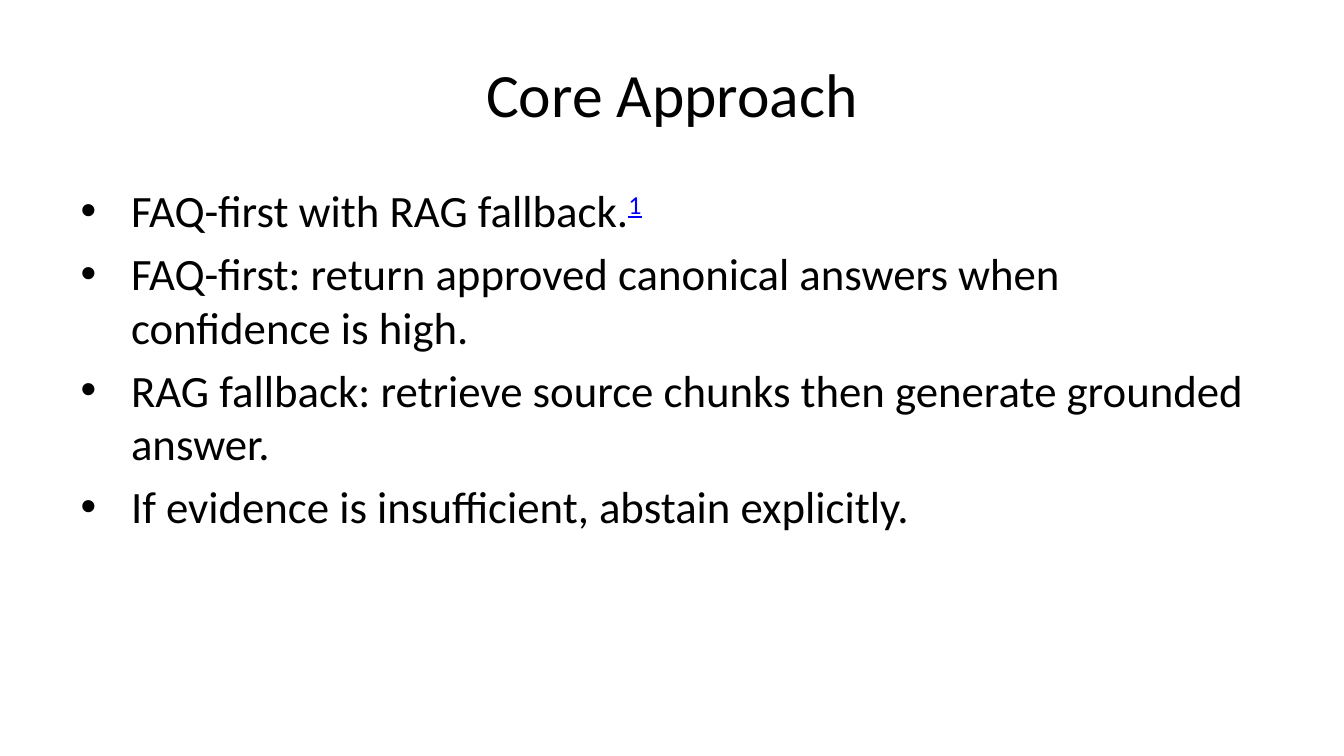
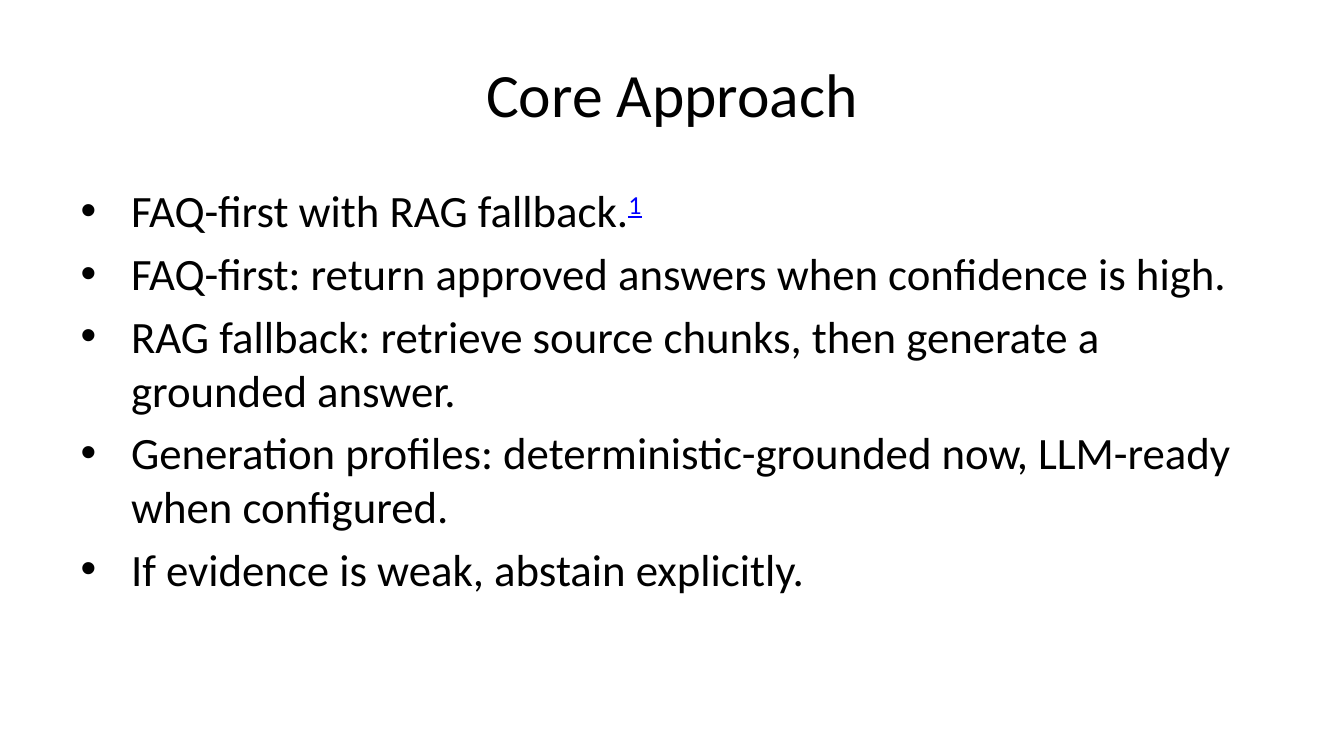
Before and after one commit to UM-KGPI/NapcoreHelpdesk, a slide deck: slide 7 of dist/napcore-helpdesk-presentation.pptx (slide 5 before the commit). Drawn at 1344x756 pixels with LibreOffice and Linux fonts; fonts in the diff are those of the drawing. Boxes give left, top, right and bottom in pixels: in the first picture for what was removed or moved away, otherwise in the second. Text is boxed around its words. In the diff, an @@ line names an element or a change of style, - is before the commit and + after.

```diff
--- a/dist/napcore-helpdesk-presentation.pptx
+++ b/dist/napcore-helpdesk-presentation.pptx
@@ text at <box>131,259,1230,594</box>: text changed @@
-• FAQ-first: return approved canonical answers when confidence is high.
-• RAG fallback: retrieve source chunks then generate grounded answer.
-• If evidence is insufficient, abstain explicitly.
+• FAQ-first: return approved answers when confidence is high.
+• RAG fallback: retrieve source chunks, then generate a grounded answer.
+• Generation profiles: deterministic-grounded now, LLM-ready when configured.
+• If evidence is weak, abstain explicitly.
```
Also in this commit, not shown: 7 other slides changed, 5 slides added, 1 slide removed, 36 other files.
